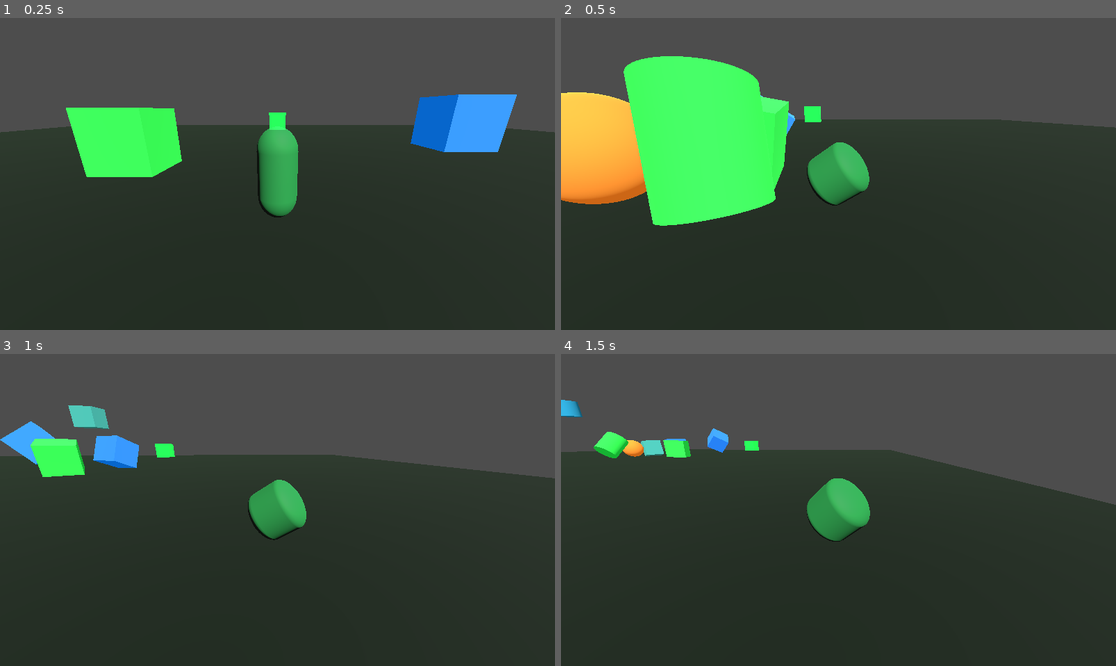
Above: before the commit, frames 1-4 (two rows, left to right).
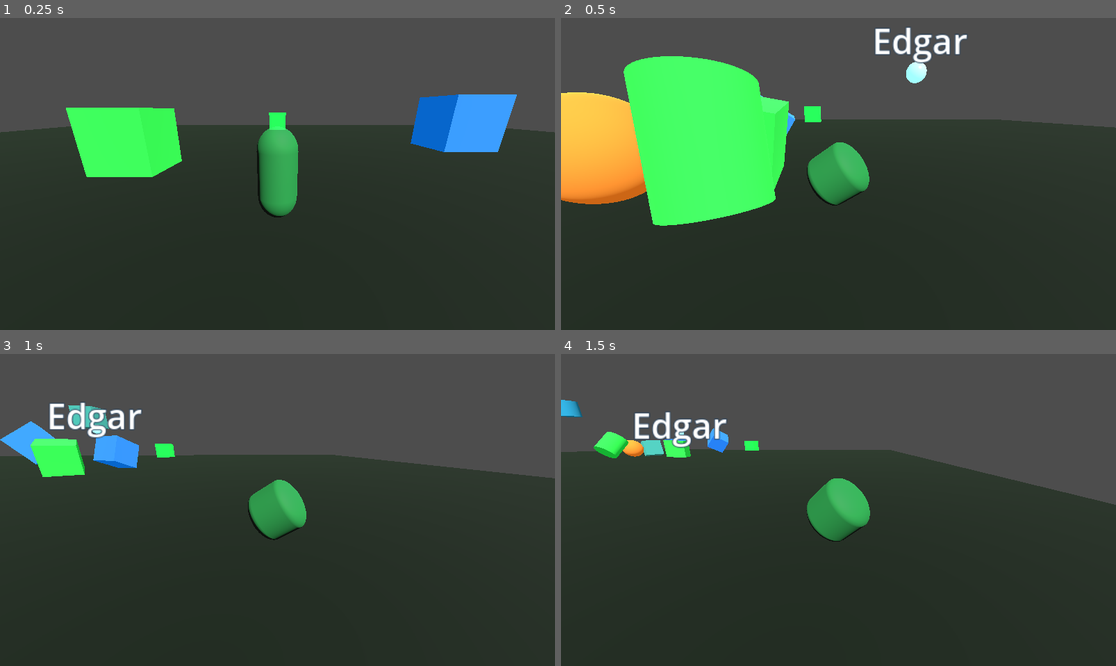
Above: after the commit, the same moments.

Repository: FrankTheSenate/what-are-we-building
Game: Godot game, scene res://PhysicsChaos.tscn
Two runs of this game, one before a commit and one after it. Both use one fixed random seed, a clock stepped at 60 frames per second and the inputs below. This scene is started directly instead of the project's main scene.
Inputs (mouse positions are in pixels of both pictures, inside the frame that each line leads up to):
- Up to frame 1 (0.25 s): no input
- Up to frame 2 (0.5 s): no input
- Up to frame 3 (1 s): move the mouse to (305, 510) at 0.52 s; hold W (Forward) from 0.53 s (still down); tap Space (Jump) at 0.77 s
- Up to frame 4 (1.5 s): keep holding W (Forward); move the mouse to (810, 510) at 1.27 s

Frame 1 is identical in both runs. In frame 2, 1.0% of the frame differs, in the area x 56-74%, y 2-21%; in frame 3, 0.8%; in frame 4, 0.8%.

Commit message:
feat: add following anglo-saxon orb

Diff:
--- /dev/null
+++ b/Goblin.tscn
@@ -0,0 +1,70 @@
+[gd_scene load_steps=6 format=3 uid="uid://goblin_placeholder_scene"]
+
+[sub_resource type="CapsuleMesh" id="CapsuleMesh_body"]
+radius = 0.35
+height = 0.9
+
+[sub_resource type="SphereMesh" id="SphereMesh_head"]
+radius = 0.4
+height = 0.8
+
+[sub_resource type="SphereMesh" id="SphereMesh_eye"]
+radius = 0.06
+height = 0.12
+
+[sub_resource type="SphereMesh" id="SphereMesh_pupil"]
+radius = 0.03
+height = 0.06
+
+[sub_resource type="StandardMaterial3D" id="Material_skin"]
+albedo_color = Color(0.34, 0.74, 0.36, 1)
+roughness = 0.6
+metallic = 0.0
+
+[sub_resource type="StandardMaterial3D" id="Material_eye"]
+albedo_color = Color(1, 1, 1, 1)
+emission_enabled = true
+emission = Color(0.95, 0.95, 1, 1)
+roughness = 0.2
+
+[sub_resource type="StandardMaterial3D" id="Material_pupil"]
+albedo_color = Color(0, 0, 0, 1)
+roughness = 0.1
+
+[node name="Goblin" type="Node3D"]
+
+[node name="Body" type="MeshInstance3D" parent="Goblin"]
+mesh = SubResource("CapsuleMesh_body")
+material_override = SubResource("Material_skin")
+transform = Transform3D(1, 0, 0, 0, 1, 0, 0, 0, 1, 0, -0.15, 0)
+
+[node name="Head" type="MeshInstance3D" parent="Goblin"]
+mesh = SubResource("SphereMesh_head")
+material_override = SubResource("Material_skin")
+transform = Transform3D(1, 0, 0, 0, 1, 0, 0, 0, 1, 0, 0.5, 0)
+
+[node name="EyeL" type="MeshInstance3D" parent="Head"]
+mesh = SubResource("SphereMesh_eye")
+material_override = SubResource("Material_eye")
+transform = Transform3D(1, 0, 0, 0, 1, 0, 0, 0, 1, -0.14, 0.08, 0.32)
+
+[node name="EyeR" type="MeshInstance3D" parent="Head"]
+mesh = SubResource("SphereMesh_eye")
+material_override = SubResource("Material_eye")
+transform = Transform3D(1, 0, 0, 0, 1, 0, 0, 0, 1, 0.14, 0.08, 0.32)
+
+[node name="PupilL" type="MeshInstance3D" parent="EyeL"]
+mesh = SubResource("SphereMesh_pupil")
+material_override = SubResource("Material_pupil")
+transform = Transform3D(1, 0, 0, 0, 1, 0, 0, 0, 1, 0, 0, 0.06)
+
+[node name="PupilR" type="MeshInstance3D" parent="EyeR"]
+mesh = SubResource("SphereMesh_pupil")
+material_override = SubResource("Material_pupil")
+transform = Transform3D(1, 0, 0, 0, 1, 0, 0, 0, 1, 0, 0, 0.06)
+
+[node name="Glow" type="OmniLight3D" parent="Goblin"]
+omni_range = 3.0
+light_color = Color(0.5, 0.9, 1, 1)
+light_energy = 0.4
+transform = Transform3D(1, 0, 0, 0, 1, 0, 0, 0, 1, 0, 0.8, 0)
--- a/Level.tscn
+++ b/Level.tscn
@@ -1,7 +1,8 @@
-[gd_scene load_steps=11 format=3 uid="uid://ehqy0kd4rq3g"]
+[gd_scene load_steps=12 format=3 uid="uid://ehqy0kd4rq3g"]
 
 [ext_resource type="PackedScene" uid="uid://cwbpvk0v82yyi" path="res://PlayerChar.tscn" id="1_bexhn"]
 [ext_resource type="Script" uid="uid://cood70af6j3mo" path="res://level_advance_trigger.gd" id="2_trigger"]
+[ext_resource type="PackedScene" uid="uid://orb_follower_scene" path="res://OrbFollower.tscn" id="3_orb"]
 
 [sub_resource type="Image" id="Image_t7iv1"]
 data = {
@@ -53,6 +54,9 @@
 [node name="Node3D" parent="." instance=ExtResource("1_bexhn")]
 transform = Transform3D(1, 0, 0, 0, 1, 0, 0, 0, 1, 0, 4.587867, 0)
 
+[node name="OrbBuddy" parent="." instance=ExtResource("3_orb")]
+target_path = NodePath("../Node3D")
+
 [node name="AdvanceTrigger" type="Area3D" parent="."]
 transform = Transform3D(1, 0, 0, 0, 1, 0, 0, 0, 1, 0, 0.75, 20)
 script = ExtResource("2_trigger")
--- /dev/null
+++ b/OrbFollower.tscn
@@ -0,0 +1,47 @@
+[gd_scene load_steps=4 format=3 uid="uid://orb_follower_scene"]
+
+[ext_resource type="Script" uid="uid://orb_follower_script" path="res://orb_follower.gd" id="1_orb_script"]
+
+[sub_resource type="StandardMaterial3D" id="Material_orb"]
+albedo_color = Color(0.58, 0.86, 1, 1)
+emission_enabled = true
+emission = Color(0.4, 0.8, 1, 1)
+emission_energy_multiplier = 1.6
+roughness = 0.25
+metallic = 0.05
+
+[sub_resource type="SphereMesh" id="SphereMesh_orb"]
+radius = 0.35
+height = 0.7
+
+[node name="OrbFollower" type="Node3D"]
+script = ExtResource("1_orb_script")
+desired_distance = 7.5
+min_distance = 2.0
+height_offset = 1.2
+
+[node name="MeshInstance3D" type="MeshInstance3D" parent="."]
+mesh = SubResource("SphereMesh_orb")
+material_override = SubResource("Material_orb")
+cast_shadow = 0
+
+[node name="NameLabel" type="Label3D" parent="."]
+transform = Transform3D(1, 0, 0, 0, 1, 0, 0, 0, 1, 0, 1, 0)
+text = "Harold"
+billboard = 1
+fixed_size = true
+font_size = 34
+outline_size = 3
+modulate = Color(1, 1, 1, 1)
+outline_modulate = Color(0.15, 0.25, 0.35, 1)
+no_depth_test = true
+
+[node name="Scream" type="AudioStreamPlayer3D" parent="."]
+max_distance = 60.0
+unit_size = 1.0
+attenuation_filter_cutoff_hz = 20500.0
+
+[node name="Sob" type="AudioStreamPlayer3D" parent="."]
+max_distance = 50.0
+unit_size = 1.0
+attenuation_filter_cutoff_hz = 20500.0
--- a/PhysicsChaos.tscn
+++ b/PhysicsChaos.tscn
@@ -1,9 +1,10 @@
-[gd_scene load_steps=18 format=3]
+[gd_scene load_steps=19 format=3]
 
 [ext_resource type="PackedScene" path="res://PlayerChar.tscn" id="1_player"]
 [ext_resource type="Script" path="res://slime_fling_body.gd" id="2_fling"]
 [ext_resource type="Script" path="res://level_advance_trigger.gd" id="3_trigger"]
 [ext_resource type="Script" path="res://slime_physics_spawner.gd" id="4_spawner"]
+[ext_resource type="PackedScene" uid="uid://orb_follower_scene" path="res://OrbFollower.tscn" id="5_orb"]
 
 [sub_resource type="StandardMaterial3D" id="Material_floor"]
 albedo_color = Color(0.05, 0.12, 0.05, 1)
@@ -80,6 +81,9 @@
 
 [node name="Player" parent="." instance=ExtResource("1_player")]
 transform = Transform3D(1, 0, 0, 0, 1, 0, 0, 0, 1, 0, 2.5, 0)
+
+[node name="OrbBuddy" parent="." instance=ExtResource("5_orb")]
+target_path = NodePath("../Player")
 
 [node name="Spawner" type="Node3D" parent="."]
 transform = Transform3D(1, 0, 0, 0, 1, 0, 0, 0, 1, 0, 0, 0)
--- a/SlimeSanctuary.tscn
+++ b/SlimeSanctuary.tscn
@@ -7,6 +7,7 @@
 [ext_resource type="Script" path="res://level_advance_trigger.gd" id="5_trigger"]
 [ext_resource type="Script" path="res://slime_suction_vent.gd" id="6_vent"]
 [ext_resource type="Script" path="res://slime_wall_stick.gd" id="7_stick"]
+[ext_resource type="PackedScene" uid="uid://orb_follower_scene" path="res://OrbFollower.tscn" id="8_orb"]
 
 [sub_resource type="StandardMaterial3D" id="Material_floor"]
 albedo_color = Color(0.08, 0.35, 0.08, 1)
@@ -87,6 +88,9 @@
 
 [node name="Player" parent="." instance=ExtResource("1_player")]
 transform = Transform3D(1, 0, 0, 0, 1, 0, 0, 0, 1, -10, 2.5, -20)
+
+[node name="OrbBuddy" parent="." instance=ExtResource("8_orb")]
+target_path = NodePath("../Player")
 
 [node name="BouncePad" type="Area3D" parent="."]
 transform = Transform3D(1, 0, 0, 0, 1, 0, 0, 0, 1, -10, 0.4, -5)
--- /dev/null
+++ b/orb_follower.gd
@@ -0,0 +1,153 @@
+extends Node3D
+
+@export var target_path: NodePath
+@export var desired_distance: float = 7.5
+@export var min_distance: float = 2.0
+@export var move_speed: float = 1.75
+@export var height_offset: float = 1.5
+@export var name_label_path: NodePath = "NameLabel"
+@export var possible_names: PackedStringArray = [
+	"Harold",
+	"Edgar",
+	"Alfred",
+	"Cedric",
+	"Godric",
+	"Wilfred",
+	"Osric",
+	"Edwin",
+	"Cuthbert",
+	"Aldric"
+]
+@export var scream_volume_db: float = 8.0
+@export var sob_volume_db: float = -1.0
+
+@onready var target: Node3D = get_node_or_null(target_path)
+@onready var target_body: Node3D = target.get_node_or_null("CharacterBody3D") if target else null
+@onready var scream_player: AudioStreamPlayer3D = $Scream
+@onready var sob_player: AudioStreamPlayer3D = $Sob
+@onready var name_label: Label3D = get_node_or_null(name_label_path)
+
+var _reacting: bool = false
+var _rng := RandomNumberGenerator.new()
+
+
+func _ready() -> void:
+	_rng.randomize()
+	_assign_random_name()
+
+	var speed_val: float = _get_target_speed()
+	if speed_val > 0.01:
+		move_speed = speed_val * 0.5
+	scream_player.volume_db = scream_volume_db
+	sob_player.volume_db = sob_volume_db
+
+	var follow_node := target_body if target_body else target
+	if follow_node:
+		var start_origin: Vector3 = follow_node.global_transform.origin + Vector3(desired_distance, height_offset, 0.0)
+		global_transform.origin = start_origin
+
+
+func _physics_process(delta: float) -> void:
+	if target == null and target_body == null:
+		return
+
+	var follow_node := target_body if target_body else target
+	if follow_node == null:
+		return
+
+	var target_pos: Vector3 = follow_node.global_transform.origin + Vector3(0.0, height_offset, 0.0)
+	var to_target: Vector3 = target_pos - global_transform.origin
+	var dist: float = to_target.length()
+
+	var move_vec: Vector3 = Vector3.ZERO
+	if dist > 0.01:
+		var dir: Vector3 = to_target.normalized()
+		var delta_dist: float = dist - desired_distance
+		if abs(delta_dist) > 0.05:
+			var signed_dir: Vector3 = dir * signf(delta_dist)
+			var step_mag: float = min(abs(delta_dist), move_speed * delta)
+			move_vec = signed_dir * step_mag
+
+	global_transform.origin += move_vec
+
+	if not _reacting and dist <= min_distance:
+		_reacting = true
+		_play_reaction()
+
+
+func _play_reaction() -> void:
+	await _play_scream()
+	await _play_sob()
+	_reacting = false
+
+
+func _play_scream() -> void:
+	var rate: int = 48000
+	var duration: float = 1.0
+	var frames: Array[float] = []
+	frames.resize(int(duration * rate))
+	for i in range(frames.size()):
+		var t: float = float(i) / rate
+		var tone: float = lerpf(700.0, 1200.0, t / duration)
+		var vibrato: float = sin(t * TAU * 8.0) * 40.0
+		var envelope: float = clampf(t / 0.08, 0.0, 1.0)
+		frames[i] = sin((tone + vibrato) * TAU * t) * 0.9 * envelope
+	await _play_frames(scream_player, frames, rate, duration)
+
+
+func _play_sob() -> void:
+	var rate: int = 48000
+	var duration: float = 1.4
+	var frames: Array[float] = []
+	frames.resize(int(duration * rate))
+	for i in range(frames.size()):
+		var t: float = float(i) / rate
+		var tone: float = lerpf(280.0, 140.0, t / duration)
+		var wobble: float = sin(t * TAU * 5.5) * 18.0
+		var envelope: float = clampf(1.0 - (t / duration) * 0.8, 0.0, 1.0)
+		frames[i] = sin((tone + wobble) * TAU * t) * 0.6 * envelope
+	await _play_frames(sob_player, frames, rate, duration)
+
+
+func _play_frames(player: AudioStreamPlayer3D, frames: Array[float], sample_rate: int, duration: float) -> void:
+	var gen: AudioStreamGenerator = AudioStreamGenerator.new()
+	gen.mix_rate = sample_rate
+	gen.buffer_length = max(0.2, duration * 1.2)
+	player.stop()
+	player.stream = null
+	player.stream = gen
+	player.play()
+
+	var playback: AudioStreamGeneratorPlayback = player.get_stream_playback() as AudioStreamGeneratorPlayback
+	if playback == null:
+		return
+
+	var idx: int = 0
+	var total: int = frames.size()
+	while idx < total:
+		var chunk: int = min(256, total - idx)
+		while not playback.can_push_buffer(chunk):
+			await get_tree().process_frame
+		for j in range(chunk):
+			var sample: float = frames[idx + j]
+			playback.push_frame(Vector2(sample, sample))
+		idx += chunk
+
+	await get_tree().create_timer(duration).timeout
+	player.stop()
+
+
+func _assign_random_name() -> void:
+	if name_label == null or possible_names.is_empty():
+		return
+	var idx := _rng.randi_range(0, possible_names.size() - 1)
+	name_label.text = possible_names[idx]
+
+
+func _get_target_speed() -> float:
+	if target == null:
+		return move_speed
+	var speed_prop: Variant = target.get("speed")
+	if typeof(speed_prop) == TYPE_FLOAT or typeof(speed_prop) == TYPE_INT:
+		return float(speed_prop)
+	return move_speed
--- /dev/null
+++ b/sun_flash.gd
@@ -0,0 +1,35 @@
+extends DirectionalLight3D
+
+@export var flash_interval: float = 10.0
+@export var flash_duration: float = 0.6
+@export var flash_value: float = 0.95
+@export var flash_saturation_min: float = 0.7
+@export var flash_saturation_max: float = 1.0
+
+var _base_color: Color
+var _rng: RandomNumberGenerator = RandomNumberGenerator.new()
+
+
+func _ready() -> void:
+	_rng.randomize()
+	_base_color = light_color
+	_run_flash_loop()
+
+
+func _run_flash_loop() -> void:
+	# Start flashing without blocking main loop.
+	_flash_loop()
+
+
+func _flash_loop() -> void:
+	while true:
+		await get_tree().create_timer(flash_interval).timeout
+		light_color = _random_flash_color()
+		await get_tree().create_timer(flash_duration).timeout
+		light_color = _base_color
+
+
+func _random_flash_color() -> Color:
+	var hue: float = _rng.randf()
+	var sat: float = lerp(flash_saturation_min, flash_saturation_max, _rng.randf())
+	return Color.from_hsv(hue, sat, flash_value)
Not shown: 1 places in SlimeSanctuary.tscn that only renumber resources
Not shown, added: orb_follower.gd.uid
Not shown, added: sun_flash.gd.uid
Not shown, added: sun_flash.gd.bak
